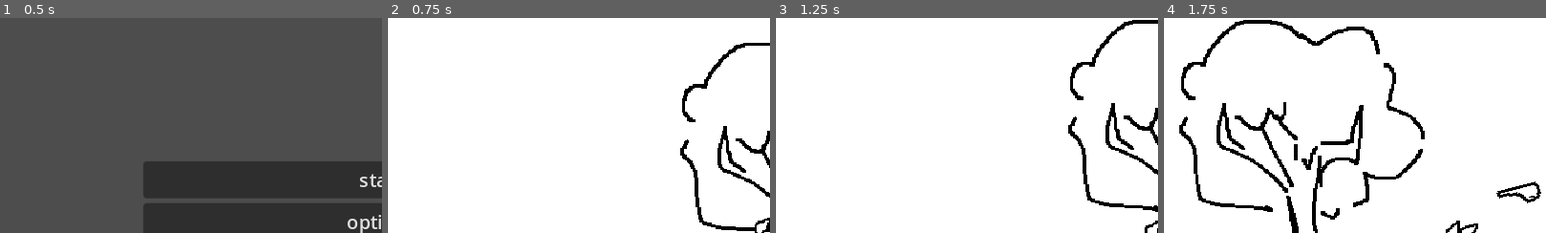
Above: before the commit, frames 1-4 (left to right).
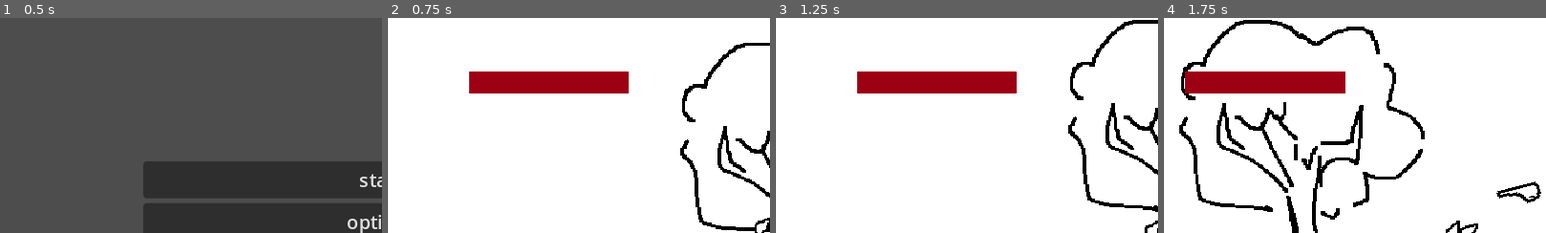
Above: after the commit, the same moments.

Repository: SZH217/game2
Game: Godot game, scene res://assets/scenes/main.tscn
The game is run twice, just before and just after one commit, with the same random seed, the same clock (stepped at 60 frames per second) and the same inputs. The engine's default icon, where the game draws it, is replaced by a stand-in: a white triangle on a blue panel in a dark square. Sound files missing from this copy of the repository are replaced by a short silence.
Inputs (mouse positions are % of the whole screen's width and height, from its top left):
- Up to frame 1 (0.5 s): no input
- Up to frame 2 (0.75 s): click "start" at 0.5 s
- Up to frame 3 (1.25 s): no input
- Up to frame 4 (1.75 s): tap Enter at 1.25 s; move the mouse to (72, 45) at 1.27 s; hold D (right) from 1.28 s (still down); click (72, 45) at 1.35 s
The pictures show only the part of the screen within x 0-50%, y 0-50%; the shares and areas given below are measured in that part.

Frame 1 is identical in both runs. In frame 2, 4.3% of the frame differs, in the area x 21-63%, y 24-36%; in frame 3, 4.3%; in frame 4, 4.3%, in the area x 5-48%, y 24-36%.

Commit message:
+choto

Diff:
--- a/assets/player/player.gd
+++ b/assets/player/player.gd
@@ -13,6 +13,8 @@
 @onready var animation_player = $anim
 var previous_velocity_y = 0.0
 
+@export var hp = 100
+
 @onready var audio_stream_player: AudioStreamPlayer = %bgm1
 
 @export var ability_picker_scene: PackedScene  # Drag the AbilityPicker.tscn here in the editor
@@ -37,6 +39,19 @@
 		$sprite.flip_h = true
 	if velocity.x > 0 and !wall:
 		$sprite.flip_h = false
+
+	if hp <= 0:
+		alive = false
+		$camera/pause/Panel/MarginContainer/VBoxContainer/continue.visible = false
+		$camera/pause.visible = true
+	else:
+		alive = true
+
+	if hp > 0:
+		$hpBar.scale.x = hp * 0.01
+		$camera/pause/Panel/MarginContainer/VBoxContainer/continue.visible = true
+	else:
+		$hpBar.scale.x = 0
 
 	if alive:
 		if !jump and !wall and !shootAnim:
@@ -202,3 +217,7 @@
 func _on_anim_animation_finished(anim_name: StringName) -> void:
 	if anim_name == "handattack":
 		shootAnim = false
+
+
+func takehit(damage):
+	hp -= damage
--- a/assets/player/player.tscn
+++ b/assets/player/player.tscn
@@ -8,6 +8,8 @@
 [ext_resource type="AudioStream" uid="uid://b21ih43j4y23u" path="res://assets/sounds/jump.wav" id="5_n1sdx"]
 [ext_resource type="AudioStream" uid="uid://btkeau86py4wo" path="res://assets/sounds/attack.wav" id="6_nt8p0"]
 [ext_resource type="PackedScene" uid="uid://7socxwkha3rh" path="res://assets/scenes/pause.tscn" id="8_507ha"]
+
+[sub_resource type="Texture2DRD" id="Texture2DRD_5ma3b"]
 
 [sub_resource type="ShaderMaterial" id="ShaderMaterial_5lit8"]
 shader = ExtResource("1_467ms")
@@ -361,14 +363,20 @@
 script = ExtResource("1_8k20g")
 ability_picker_scene = ExtResource("2_o5cc4")
 
-[node name="pause" parent="." instance=ExtResource("8_507ha")]
-visible = false
+[node name="hpBar" type="TextureRect" parent="."]
+modulate = Color(0.62, 0.0744, 0.0744, 1)
+custom_minimum_size = Vector2(0, 17.6)
+offset_left = -252.0
+offset_top = -155.0
+offset_right = -118.0
+offset_bottom = -137.0
+texture = SubResource("Texture2DRD_5ma3b")
 
 [node name="sprite" type="Sprite2D" parent="."]
 material = SubResource("ShaderMaterial_5lit8")
 texture = ExtResource("2_cisvq")
 region_enabled = true
-region_rect = Rect2(0, 0, 128, 128)
+region_rect = Rect2(256, 256, 128, 128)
 
 [node name="colision" type="CollisionShape2D" parent="."]
 position = Vector2(0, 3.135)
@@ -382,6 +390,12 @@
 [node name="camera" type="Camera2D" parent="."]
 offset = Vector2(0, -20)
 
+[node name="pause" parent="camera" instance=ExtResource("8_507ha")]
+visible = false
+z_index = 10
+offset_top = -20.0
+offset_bottom = -20.0
+
 [node name="right" type="RayCast2D" parent="."]
 target_position = Vector2(18, 0)
 
--- a/assets/scenes/main.tscn
+++ b/assets/scenes/main.tscn
@@ -5,6 +5,7 @@
 [ext_resource type="Script" path="res://assets/scripts/settings.gd" id="2_yqurc"]
 
 [node name="main" type="Control"]
+process_mode = 3
 layout_mode = 3
 anchors_preset = 15
 anchor_right = 1.0
--- a/assets/scenes/pause.gd
+++ b/assets/scenes/pause.gd
@@ -3,6 +3,10 @@
 func _process(_delta: float) -> void:
 	if Input.is_action_just_pressed("pause"):
 		visible = true
+	if visible:
+		get_tree().paused = true
+	if !visible:
+		get_tree().paused = false
 
 func _on_continue_pressed() -> void:
 	visible = false
@@ -15,3 +19,7 @@
 func _on_quit_pressed() -> void:
 	var mainMenu = "res://assets/scenes/main.tscn"
 	get_tree().change_scene_to_file(mainMenu)
+
+
+func _on_restart_pressed() -> void:
+	get_tree().reload_current_scene()
--- a/assets/scenes/pause.tscn
+++ b/assets/scenes/pause.tscn
@@ -1,10 +1,17 @@
-[gd_scene load_steps=4 format=3 uid="uid://7socxwkha3rh"]
+[gd_scene load_steps=6 format=3 uid="uid://7socxwkha3rh"]
 
 [ext_resource type="Script" path="res://assets/scenes/pause.gd" id="1_ltp6s"]
 [ext_resource type="Script" path="res://assets/scripts/settings.gd" id="2_ienc4"]
 [ext_resource type="Texture2D" uid="uid://mx36wmqat110" path="res://icon.svg" id="3_1lvcx"]
 
+[sub_resource type="Gradient" id="Gradient_sn56n"]
+colors = PackedColorArray(0, 0, 0, 0.235294, 0, 0, 0, 0.235294)
+
+[sub_resource type="GradientTexture1D" id="GradientTexture1D_rid5p"]
+gradient = SubResource("Gradient_sn56n")
+
 [node name="pause" type="Control"]
+process_mode = 3
 layout_mode = 3
 anchors_preset = 15
 anchor_right = 1.0
@@ -13,13 +20,15 @@
 grow_vertical = 2
 script = ExtResource("1_ltp6s")
 
-[node name="Panel" type="Panel" parent="."]
+[node name="Panel" type="TextureRect" parent="."]
+custom_minimum_size = Vector2(640, 360)
 layout_mode = 1
 anchors_preset = 15
 anchor_right = 1.0
 anchor_bottom = 1.0
 grow_horizontal = 2
 grow_vertical = 2
+texture = SubResource("GradientTexture1D_rid5p")
 
 [node name="MarginContainer" type="MarginContainer" parent="Panel"]
 layout_mode = 1
@@ -39,6 +48,10 @@
 layout_mode = 2
 text = "Continue"
 
+[node name="restart" type="Button" parent="Panel/MarginContainer/VBoxContainer"]
+layout_mode = 2
+text = "Restart"
+
 [node name="options" type="Button" parent="Panel/MarginContainer/VBoxContainer"]
 layout_mode = 2
 text = "Settings
@@ -50,6 +63,7 @@
 
 [node name="settings" type="Panel" parent="."]
 visible = false
+custom_minimum_size = Vector2(640, 360)
 layout_mode = 1
 anchors_preset = 15
 anchor_right = 1.0
@@ -129,6 +143,7 @@
 flat = true
 
 [connection signal="pressed" from="Panel/MarginContainer/VBoxContainer/continue" to="." method="_on_continue_pressed"]
+[connection signal="pressed" from="Panel/MarginContainer/VBoxContainer/restart" to="." method="_on_restart_pressed"]
 [connection signal="pressed" from="Panel/MarginContainer/VBoxContainer/options" to="." method="_on_options_pressed"]
 [connection signal="pressed" from="Panel/MarginContainer/VBoxContainer/quit" to="." method="_on_quit_pressed"]
 [connection signal="item_selected" from="settings/image/TextureRect/points/ScrollContainer/GridContainer/resolution" to="settings" method="_on_resolution_item_selected"]
--- a/assets/scripts/bullet.gd
+++ b/assets/scripts/bullet.gd
@@ -18,7 +18,7 @@
 
 func _on_body_entered(body: Node2D) -> void:
 	if body.name == "player":
-		print("hit")
+		player.takehit(10)
 		queue_free()  # Destroy bullet on hit
 
 func _on_timer_timeout() -> void:
--- a/assets/scripts/hand.gd
+++ b/assets/scripts/hand.gd
@@ -45,6 +45,7 @@
 	if is_returning:
 		canGet = true
 
+
 func _on_body_entered(body):
 	if body != player:
 		is_returning = true
Not shown: 1 places in assets/player/player.tscn that only renumber resources
